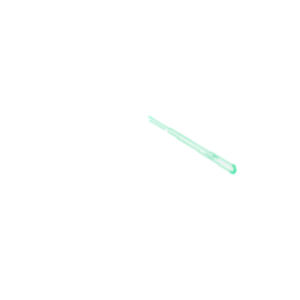
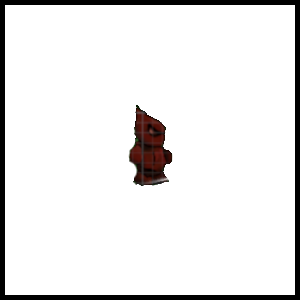
Layer changes from the first (300, 300) image to the second:
removed layer "whitefill copy #2" over [184, 139, 238, 176]
removed layer "whitefill copy #1" over [148, 116, 238, 178]
removed layer "whitefill copy" over [147, 115, 230, 170]
removed layer "whitefill" over [146, 114, 201, 153]
added layer "Pasted Layer copy #2" (64%) above "Pasted Layer copy #1" over [135, 104, 238, 186]
added layer "Pasted Layer copy #1" (89%) above "Pasted Layer copy" over [135, 104, 238, 186]
added layer "Pasted Layer copy" above "Pasted Layer" over [135, 104, 238, 186]
added layer "Pasted Layer" above "Pasted Layer #1" over [135, 104, 238, 186]
added layer "Pasted Layer #1" over [0, 0, 300, 300]
